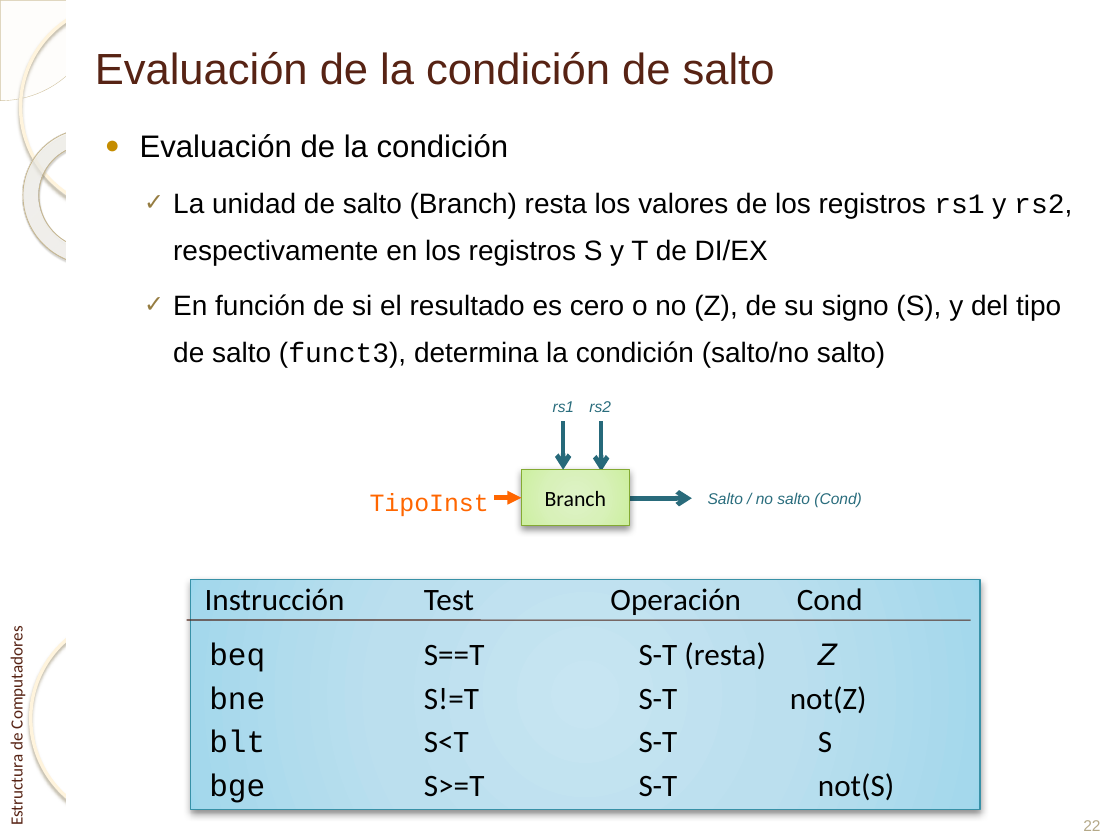
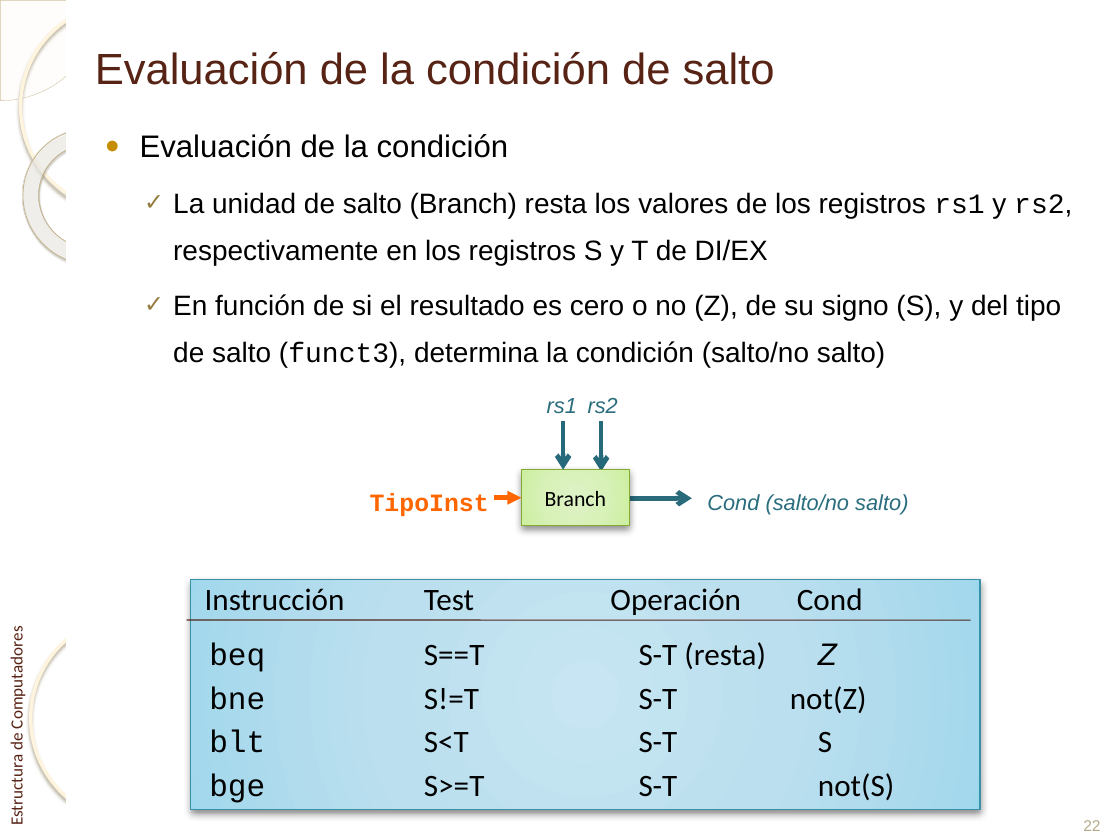
Before and after one commit to enriquesquintana/ETC, a slide deck: slide 22 of ETC_RISCV/Teoría/Tema 2. Segmentación básica_RISCV.pptx. Drawn at 1120x840 pixels with LibreOffice and Linux fonts; fonts in the diff are those of the drawing; background and template pictures are left out. Boxes give left, top, right and bottom in pixels: in the first picture for what was removed or moved away, otherwise in the second. Text is boxed around its words. In the diff, an @@ line names an element or a change of style, - is before the commit and + after.

```diff
--- a/ETC_RISCV/Teoría/Tema 2. Segmentación básica_RISCV.pptx
+++ b/ETC_RISCV/Teoría/Tema 2. Segmentación básica_RISCV.pptx
@@ text "rs1" at (547, 398, 577, 414): size 10 to 14 pt @@
@@ text "rs2" at (588, 398, 618, 414): size 10 to 14 pt @@
@@ text at (707, 494, 908, 515): text changed; size 10 to 14 pt @@
-Salto / no salto (Cond)
+Cond (salto/no salto)
```
Also in this commit, not shown: 8 other slides changed, 1 slide added.
